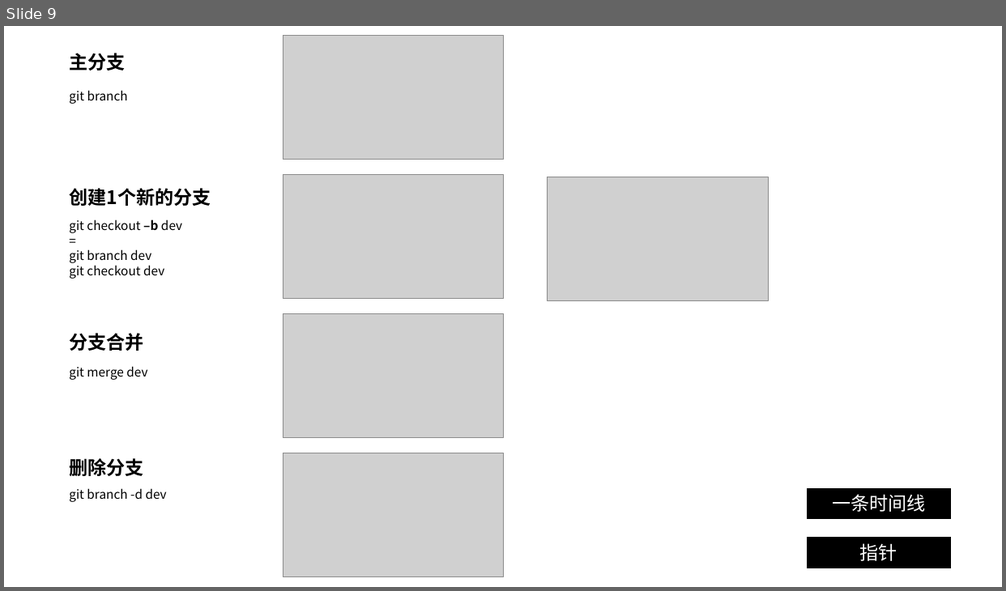
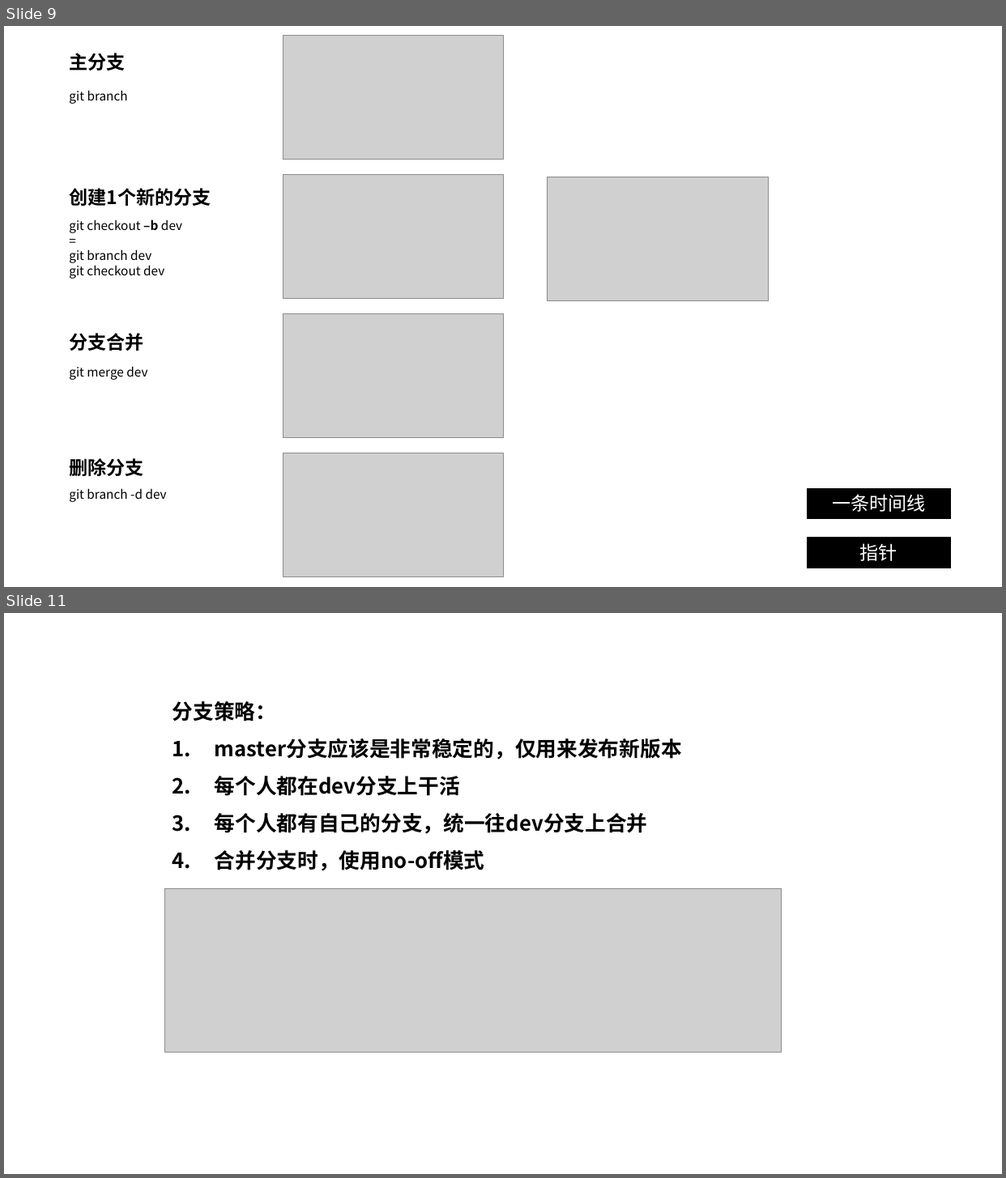
Before and after one commit to KohlZhang/GitTest, a slide deck: git.pptx. Shown one above the other, each under a label of ours: slide 9 before the commit, slides 9 and 11 after it; the slides between them are not shown. The pictures are 1006x591 and 1006x1178 pixels, drawn with LibreOffice and Linux fonts; fonts in the diff are those of the drawing; grey boxes stand for pictures. Boxes give left, top, right and bottom in pixels: in the first picture for what was removed or moved away, otherwise in the second. Text is boxed around its words. In the diff, an @@ line names an element or a change of style, - is before the commit and + after.

```diff
--- a/git.pptx
+++ b/git.pptx
@@ slide 11 added at (4, 613, 1002, 1174), background #FFFFFF @@
@@ text added at (172, 701, 682, 871), 20 pt, text #000000, bold @@
+分支策略：
+1. master分支应该是非常稳定的，仅用来发布新版本
+2. 每个人都在dev分支上干活
+3. 每个人都有自己的分支，统一往dev分支上合并
+4. 合并分支时，使用no-off模式
@@ picture added at (165, 889, 782, 1053) @@
```
Also in this commit, not shown: 1 slide changed, 2 other slides added, 1 slide removed.
